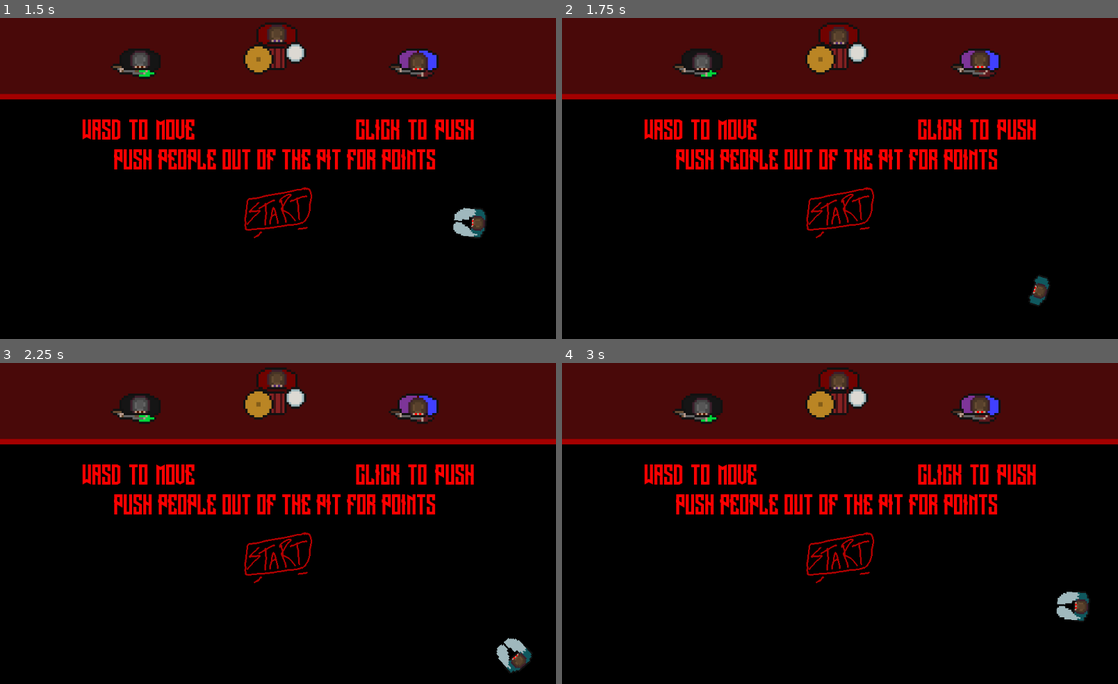
Above: before the commit, frames 1-4 (two rows, left to right).
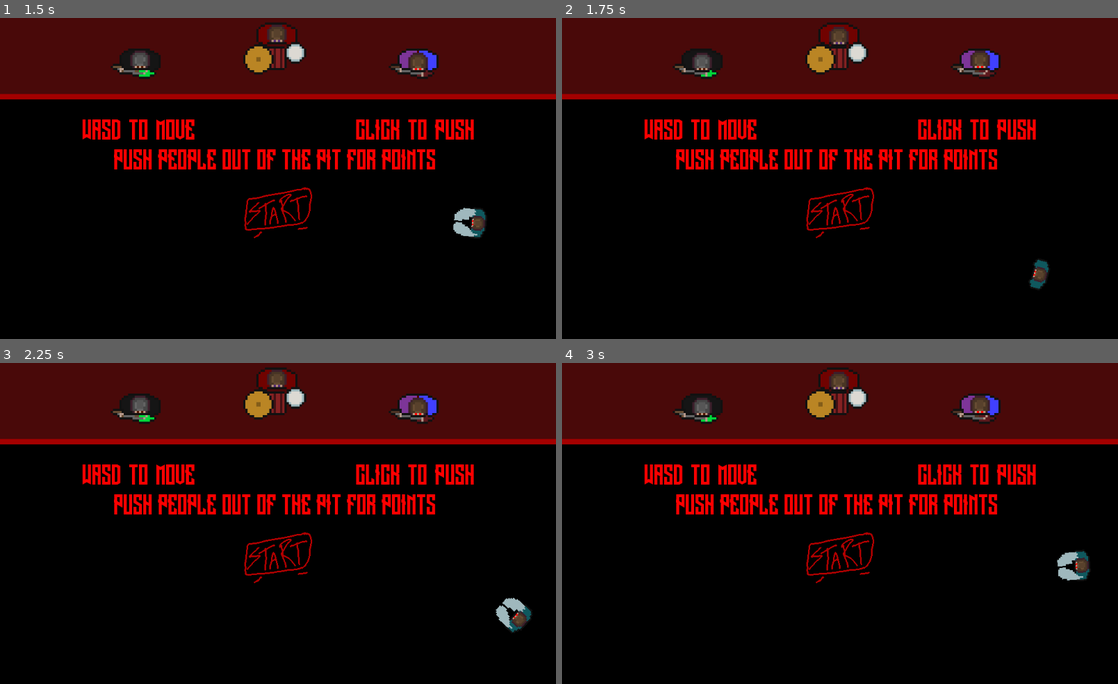
Above: after the commit, the same moments.

Repository: noofster/diyethix
Game: Godot game, scene res://MainMenu.tscn
Same seed, same stepped clock (60 frames per second), same inputs: the game is played once before the commit and once after it. Sound files missing from this copy of the repository are replaced by a short silence.
Inputs (mouse positions are in pixels of both pictures, inside the frame that each line leads up to):
- Up to frame 1 (1.5 s): tap Enter at 0.5, 1.25 s; move the mouse to (400, 159) at 0.52 s; hold D (right) 0.53-1.28 s; tap Space (push) at 0.6, 1.35 s; move the mouse to (166, 191) at 1.27 s; hold S (down) from 1.28 s (still down)
- Up to frame 2 (1.75 s): keep holding S (down)
- Up to frame 3 (2.25 s): tap Enter at 2 s; move the mouse to (333, 449) at 2.02 s; release S (down) at 2.03 s; hold D (right) from 2.03 s (still down); tap Space (push) at 2.1 s
- Up to frame 4 (3 s): tap Enter at 2.75 s; move the mouse to (812, 587) at 2.77 s; release D (right) at 2.78 s; hold W (up) from 2.78 s (still down); tap Space (push) at 2.85 s

Frame 1 is identical in both runs. In frame 2, 0.3% of the frame differs, in the area x 84-88%, y 75-90%; in frame 3, 0.8%, in the area x 89-96%, y 73-97%; in frame 4, 0.8%.

Commit message:
some more sound

Diff:
--- a/Grow.tres
+++ b/Grow.tres
@@ -2,7 +2,7 @@
 
 [resource]
 resource_name = "Grow"
-length = 0.8
+length = 0.6
 tracks/0/type = "value"
 tracks/0/path = NodePath(".:scale")
 tracks/0/interp = 1
@@ -10,10 +10,10 @@
 tracks/0/imported = false
 tracks/0/enabled = true
 tracks/0/keys = {
-"times": PoolRealArray( 0, 0.8 ),
+"times": PoolRealArray( 0, 0.6 ),
 "transitions": PoolRealArray( 2.73208, 1 ),
 "update": 0,
-"values": [ Vector2( 0, 0 ), Vector2( 1.5, 1.5 ) ]
+"values": [ Vector2( 0.1, 0.1 ), Vector2( 1, 1 ) ]
 }
 tracks/1/type = "method"
 tracks/1/path = NodePath(".")
@@ -22,7 +22,7 @@
 tracks/1/imported = false
 tracks/1/enabled = true
 tracks/1/keys = {
-"times": PoolRealArray( 0.8 ),
+"times": PoolRealArray( 0.6 ),
 "transitions": PoolRealArray( 1 ),
 "values": [ {
 "args": [  ],
@@ -36,7 +36,7 @@
 tracks/2/imported = false
 tracks/2/enabled = true
 tracks/2/keys = {
-"times": PoolRealArray( 0, 0.7, 0.8 ),
+"times": PoolRealArray( 0, 0.4, 0.6 ),
 "transitions": PoolRealArray( 1, 1, 1 ),
 "update": 0,
 "values": [ Color( 1, 1, 1, 1 ), Color( 1, 1, 1, 1 ), Color( 1, 1, 1, 0 ) ]
--- a/MainMenu.tscn
+++ b/MainMenu.tscn
@@ -14,6 +14,8 @@
 [ext_resource path="res://LongShot-Gp2m.ttf" type="DynamicFontData" id=12]
 [ext_resource path="res://StartGameCountdown.gd" type="Script" id=13]
 [ext_resource path="res://newtheme.tres" type="Theme" id=14]
+[ext_resource path="res://slash-21834.mp3" type="AudioStream" id=15]
+[ext_resource path="res://hitsound.wav" type="AudioStream" id=16]
 
 [sub_resource type="RectangleShape2D" id=14]
 extents = Vector2( 14, 25.5 )
@@ -22,7 +24,7 @@
 extents = Vector2( 22, 27 )
 
 [sub_resource type="RectangleShape2D" id=16]
-extents = Vector2( 508.969, 396.125 )
+extents = Vector2( 508.969, 433.563 )
 
 [sub_resource type="AtlasTexture" id=10]
 atlas = ExtResource( 4 )
@@ -87,10 +89,10 @@
 [node name="Node2D" type="Node2D"]
 
 [node name="ColorRect" type="ColorRect" parent="."]
-margin_left = -192.0
-margin_top = -80.0
-margin_right = -152.0
-margin_bottom = -40.0
+margin_left = -6594.0
+margin_top = -4535.0
+margin_right = -6226.0
+margin_bottom = -4094.0
 rect_scale = Vector2( 37.918, 21.6983 )
 color = Color( 0, 0, 0, 1 )
 
@@ -168,11 +170,11 @@
 shape = SubResource( 16 )
 
 [node name="CollisionShape2D3" type="CollisionShape2D" parent="Bounds"]
-position = Vector2( 523, -213.125 )
+position = Vector2( 513, -264 )
 shape = SubResource( 16 )
 
 [node name="CollisionShape2D4" type="CollisionShape2D" parent="Bounds"]
-position = Vector2( 534, 981 )
+position = Vector2( 518, 942 )
 shape = SubResource( 16 )
 
 [node name="AnimatedSprite" type="AnimatedSprite" parent="."]
@@ -245,3 +247,9 @@
 theme = SubResource( 22 )
 custom_colors/default_color = Color( 1, 0, 0, 1 )
 text = "PUSH PEOPLE OUT OF THE PIT FOR POINTS"
+
+[node name="swing" type="AudioStreamPlayer" parent="."]
+stream = ExtResource( 15 )
+
+[node name="hitsound" type="AudioStreamPlayer" parent="."]
+stream = ExtResource( 16 )
--- a/pit.tscn
+++ b/pit.tscn
@@ -14,6 +14,8 @@
 [ext_resource path="res://LongShot-Gp2m.ttf" type="DynamicFontData" id=12]
 [ext_resource path="res://SecondTimer.gd" type="Script" id=13]
 [ext_resource path="res://newtheme.tres" type="Theme" id=14]
+[ext_resource path="res://slash-21834.mp3" type="AudioStream" id=15]
+[ext_resource path="res://hitsound.wav" type="AudioStream" id=16]
 
 [sub_resource type="RectangleShape2D" id=14]
 extents = Vector2( 14, 25.5 )
@@ -22,7 +24,7 @@
 extents = Vector2( 22, 27 )
 
 [sub_resource type="RectangleShape2D" id=5]
-extents = Vector2( 508.969, 396.125 )
+extents = Vector2( 508.969, 424.063 )
 
 [sub_resource type="Environment" id=6]
 background_mode = 4
@@ -154,11 +156,11 @@
 shape = SubResource( 5 )
 
 [node name="CollisionShape2D3" type="CollisionShape2D" parent="Bounds"]
-position = Vector2( 523, -213.125 )
+position = Vector2( 509, -244 )
 shape = SubResource( 5 )
 
 [node name="CollisionShape2D4" type="CollisionShape2D" parent="Bounds"]
-position = Vector2( 534, 981 )
+position = Vector2( 506, 953 )
 shape = SubResource( 5 )
 
 [node name="AudioStreamPlayer" type="AudioStreamPlayer" parent="."]
@@ -194,6 +196,7 @@
 scale = Vector2( 4, 4 )
 frames = SubResource( 16 )
 animation = "drummer"
+frame = 1
 playing = true
 
 [node name="AnimatedSprite2" type="AnimatedSprite" parent="."]
@@ -201,6 +204,7 @@
 scale = Vector2( 4, 4 )
 frames = SubResource( 16 )
 animation = "bass"
+frame = 1
 playing = true
 
 [node name="AnimatedSprite3" type="AnimatedSprite" parent="."]
@@ -208,7 +212,6 @@
 scale = Vector2( 4, 4 )
 frames = SubResource( 16 )
 animation = "guitar"
-frame = 1
 playing = true
 
 [node name="Timer" type="Timer" parent="."]
@@ -223,3 +226,12 @@
 margin_bottom = 142.0
 theme = ExtResource( 14 )
 text = "Time 20"
+
+[node name="swing" type="AudioStreamPlayer" parent="."]
+stream = ExtResource( 15 )
+volume_db = 0.5
+
+[node name="hitsound" type="AudioStreamPlayer" parent="."]
+stream = ExtResource( 16 )
+volume_db = -0.5
+pitch_scale = 0.93
--- a/pointscore.gd
+++ b/pointscore.gd
@@ -12,6 +12,10 @@
 	pass # Replace with function body.
 
 func _process(delta):
+	if global_position.x<50:
+		dir = Vector2(1,0)
+	if global_position.x>800:
+		dir = Vector2(-1,0)
 	global_position += dir*150*delta
 	if(int($Label.text) >= 1000):
 		$Label.add_color_override("font_color", Color(rand_range(.5,1),rand_range(0,1),rand_range(.5,1),1))
--- a/pointscore.tscn
+++ b/pointscore.tscn
@@ -14,7 +14,6 @@
 
 [node name="Node2D" type="Node2D"]
 modulate = Color( 1, 1, 1, 0 )
-scale = Vector2( 1.5, 1.5 )
 z_index = 21
 script = ExtResource( 3 )
 
--- a/pushbox.gd
+++ b/pushbox.gd
@@ -4,13 +4,20 @@
 # Declare member variables here. Examples:
 # var a = 2
 # var b = "text"
-var pushForce =3000
+var pushForce =4000
+onready var swingsound = $"../../swing"
+onready var hitsound = $"../../hitsound"
 # Called when the node enters the scene tree for the first time.
 func _ready():
 	pass # Replace with function body.
 
 func push(r):
+	var first = false
+	swingsound.play(.1)
 	for body in get_overlapping_bodies():
 		if(body.name != "PlayerPunk"):
 			if !(body is StaticBody2D):
+				if(!first):
+					first =true
+					hitsound.play(.01)
 				body.apply_impulse(Vector2(), Vector2(pushForce,0).rotated(r))
Not shown: 1 places in MainMenu.tscn that only renumber resources
Not shown, added: hitsound.wav.import
Binary file added: kill_cola.png
Not shown, added: kill_cola.png.import
Not shown: 1 places in pit.tscn that only renumber resources
Not shown, added: slash-21834.mp3.import
Not shown, added: hitsound.wav
Not shown, added: slash-21834.mp3
